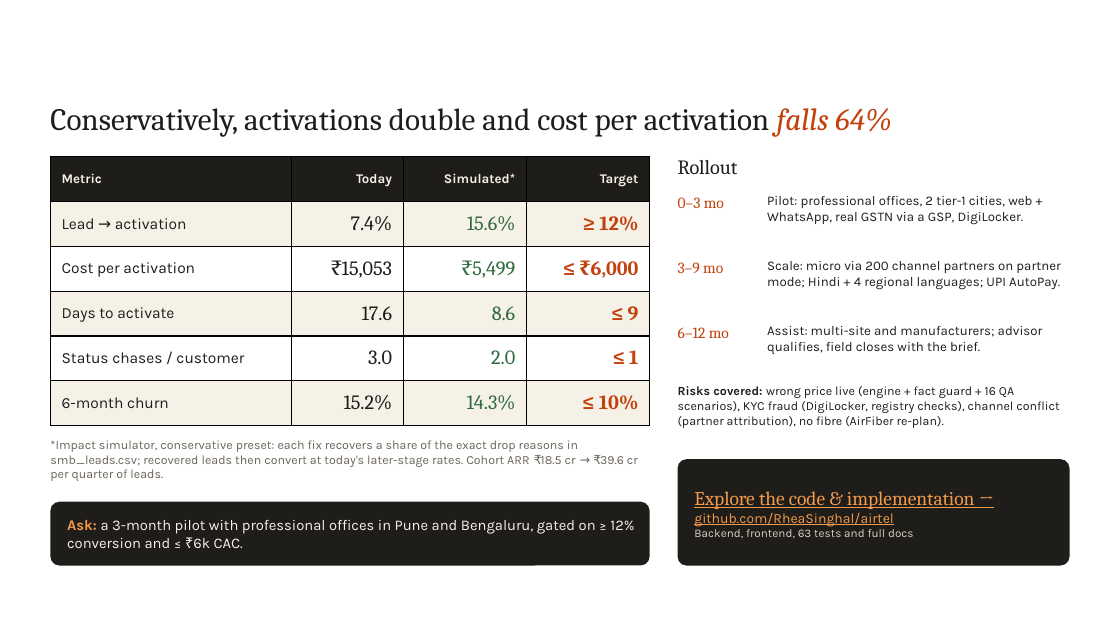
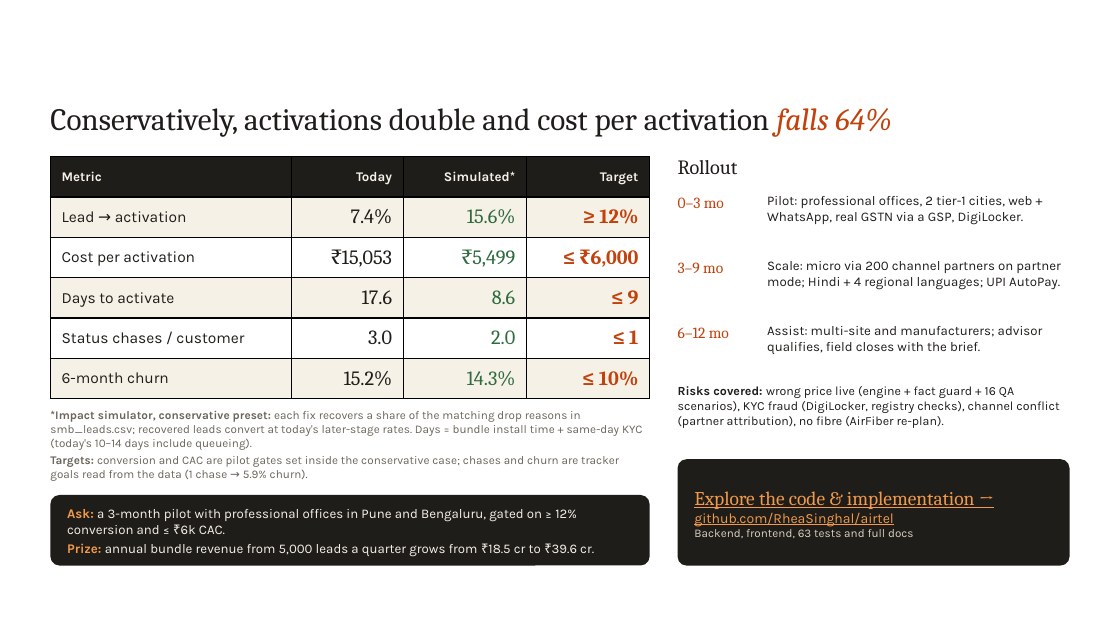
Before and after one commit to RheaSinghal/Airtel, a slide deck: slide 7 of Kernel_TIET.pptx. Drawn at 1120x630 pixels with LibreOffice and Linux fonts; fonts in the diff are those of the drawing; background and template pictures are left out. Boxes give left, top, right and bottom in pixels: in the first picture for what was removed or moved away, otherwise in the second. Text is boxed around its words. In the diff, an @@ line names an element or a change of style, - is before the commit and + after.

```diff
--- a/Kernel_TIET.pptx
+++ b/Kernel_TIET.pptx
@@ table: place and size @@
-table at (50, 157, 650, 426)
+table at (50, 157, 650, 399)
@@ text at (50, 411, 643, 481): text changed; size 8 to 7.5 pt @@
-*Impact simulator, conservative preset: each fix recovers a share of the exact drop reasons in smb_leads.csv; recovered leads then convert at today's later-stage rates. Cohort ARR ₹18.5 cr → ₹39.6 cr per quarter of leads.
+*Impact simulator, conservative preset: each fix recovers a share of the matching drop reasons in smb_leads.csv; recovered leads convert at today's later-stage rates. Days = bundle install time + same-day KYC (today's 10–14 days include queueing).
+Targets: conversion and CAC are pilot gates set inside the conservative case; chases and churn are tracker goals read from the data (1 chase → 5.9% churn).
@@ rounded rectangle: place and size @@
-rounded rectangle at (50, 502, 650, 566)
+rounded rectangle at (50, 495, 650, 566)
@@ rounded rectangle at (50, 495, 650, 566): proportions changed @@
@@ text at (67, 509, 577, 534): size 9.5 to 8.5 pt in "Ask: a 3-month pilot with professional offices ..."; more space between paragraphs @@
@@ text "Ask: a 3-month pilot with ...": place and size @@
-text "Ask: a 3-month pilot with ..." at (67, 520, 634, 548)
+text "Ask: a 3-month pilot with ..." at (67, 509, 594, 556)
@@ text at (67, 543, 594, 556): paragraph added @@
+Prize: annual bundle revenue from 5,000 leads a quarter grows from ₹18.5 cr to ₹39.6 cr.
```
Also in this commit, not shown: 5 other slides changed, 4 other files.
